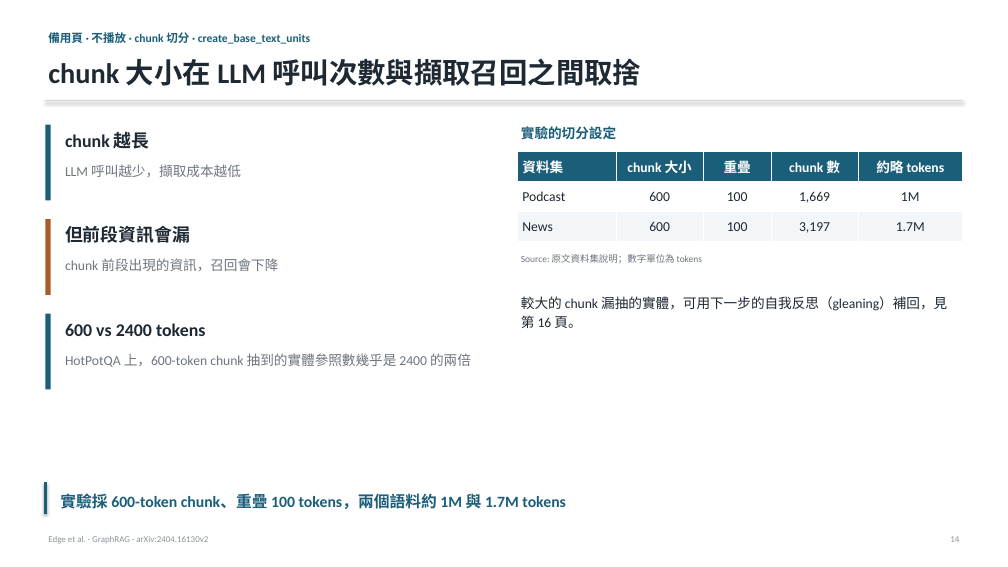
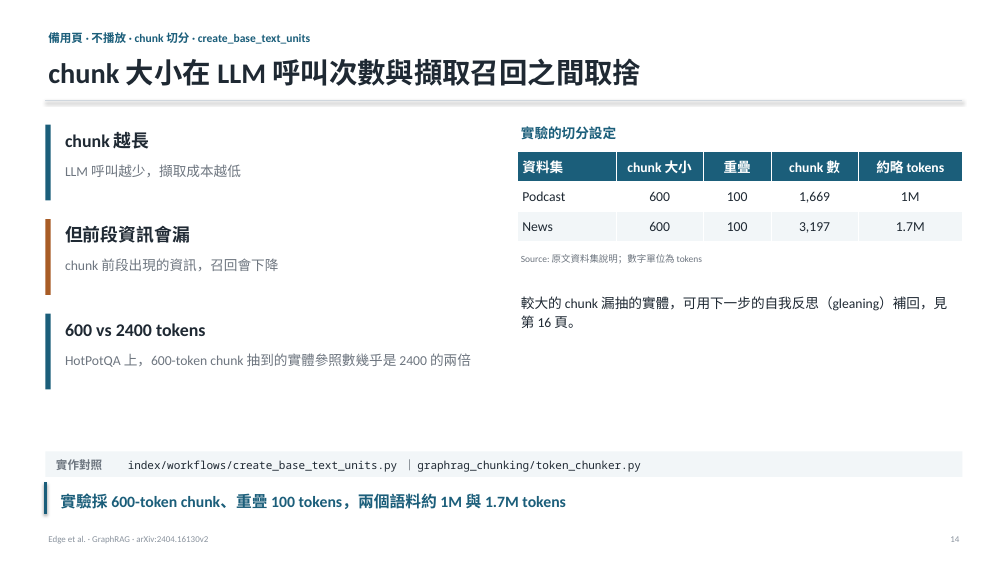
Before and after one commit to Moris-Zhan/CV-RAG-LLM-Papers, a slide deck: slide 14 of RAG/2024_GraphRAG/slides_zh-TW.pptx. Drawn at 1008x567 pixels with LibreOffice and Linux fonts; fonts in the diff are those of the drawing. Boxes give left, top, right and bottom in pixels: in the first picture for what was removed or moved away, otherwise in the second. Text is boxed around its words. In the diff, an @@ line names an element or a change of style, - is before the commit and + after.

```diff
--- a/RAG/2024_GraphRAG/slides_zh-TW.pptx
+++ b/RAG/2024_GraphRAG/slides_zh-TW.pptx
@@ rectangle added at (45,451,963,477), fill #F2F6F8 @@
@@ text added at (56,459,102,470), 11 pt, text #6E7680, bold @@
+實作對照
@@ text added at (128,460,641,472), 10.5 pt, text #1F2933 @@
+index/workflows/create_base_text_units.py ｜ graphrag_chunking/token_chunker.py
```
Also in this commit, not shown: 8 other slides changed, 3 other files.
